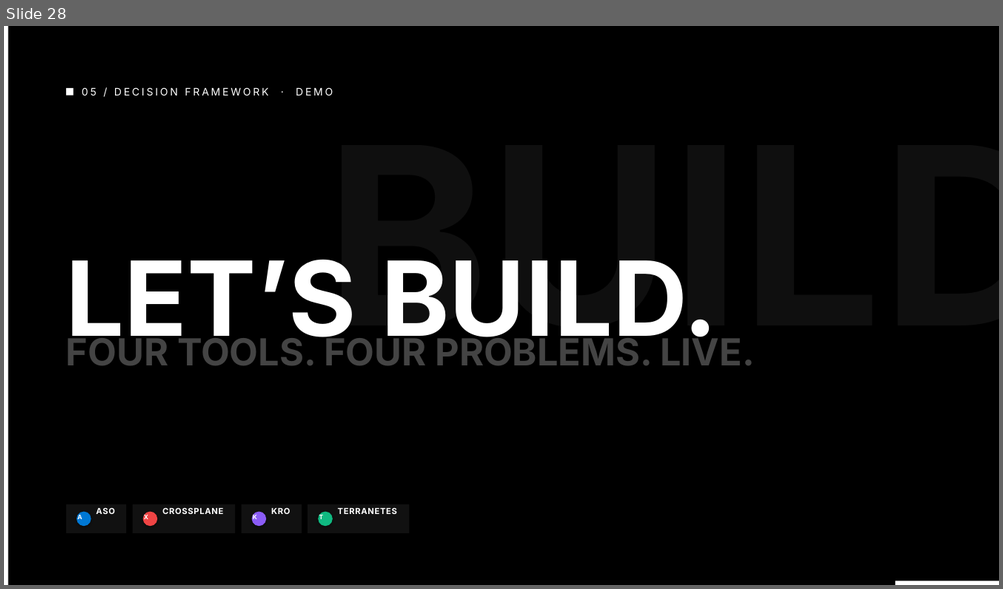
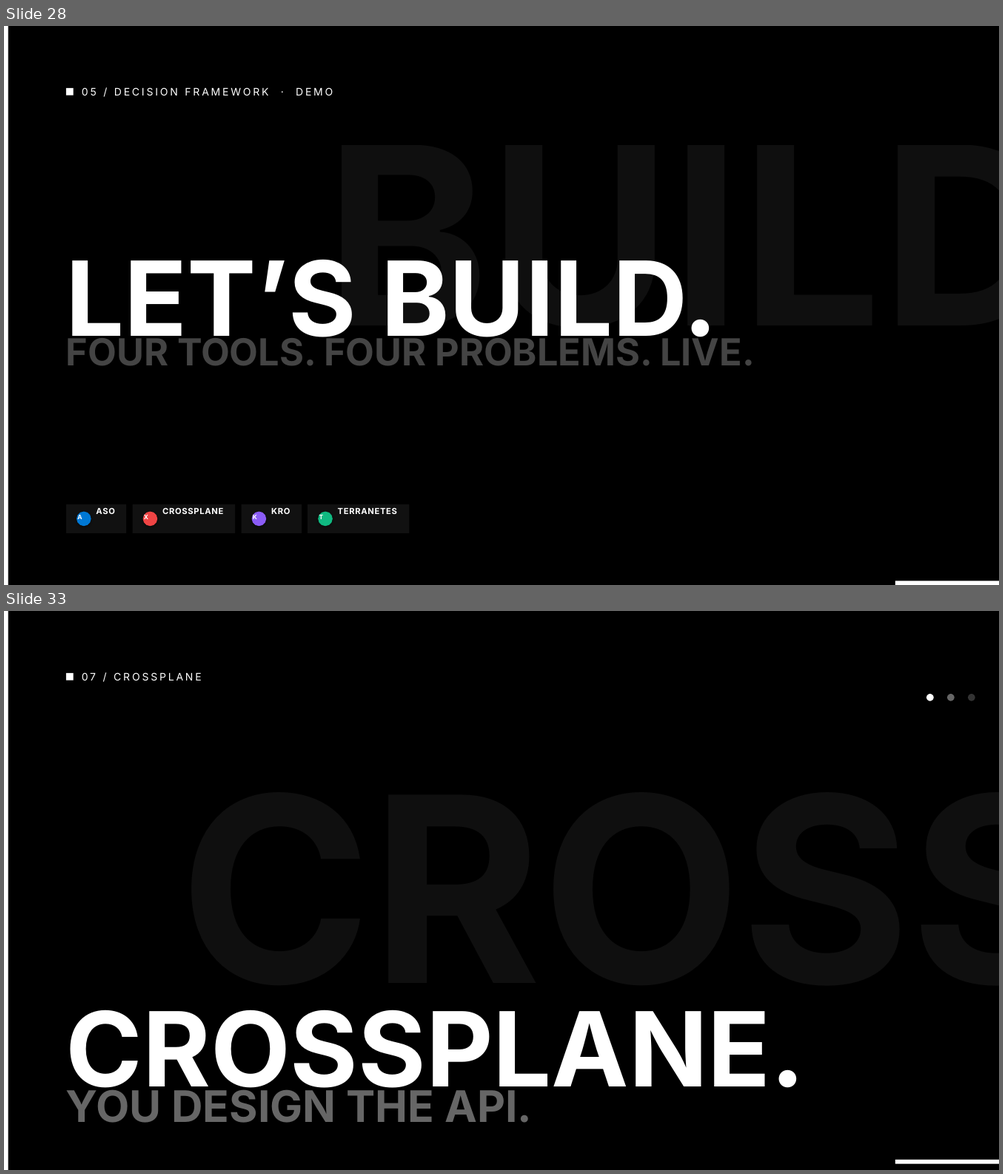
Before and after one commit to Geertvdc/platformengineering-talk, a slide deck: presentation.pptx. Shown one above the other, each under a label of ours: slide 28 before the commit, slides 28 and 33 after it; the slides between them are not shown. The pictures are 1003x589 and 1003x1174 pixels, drawn with LibreOffice and Linux fonts; fonts in the diff are those of the drawing. Boxes give left, top, right and bottom in pixels: in the first picture for what was removed or moved away, otherwise in the second. Text is boxed around its words. In the diff, an @@ line names an element or a change of style, - is before the commit and + after.

```diff
--- a/presentation.pptx
+++ b/presentation.pptx
@@ slide 33 added at (x1=4, y1=611, x2=999, y2=1170), background #FFFFFF @@
@@ rectangle added at (x1=4, y1=611, x2=999, y2=1170), fill #000000 @@
@@ rectangle added at (x1=4, y1=611, x2=8, y2=1170), fill #FFFFFF @@
@@ rectangle added at (x1=66, y1=673, x2=74, y2=681), fill #FFFFFF @@
@@ text added at (x1=82, y1=672, x2=201, y2=681), 15 pt, text #FFFFFF @@
+07 / CROSSPLANE
@@ ellipse added at (x1=926, y1=694, x2=933, y2=701), fill #FFFFFF @@
@@ ellipse added at (x1=947, y1=694, x2=954, y2=701), fill #FFFFFF at 40% opacity @@
@@ ellipse added at (x1=967, y1=694, x2=975, y2=701), fill #FFFFFF at 20% opacity @@
@@ text added at (x1=66, y1=1010, x2=805, y2=1108), 150 pt, text #FFFFFF, bold @@
+CROSSPLANE.
@@ text added at (x1=180, y1=1010, x2=999, y2=1036), 375 pt, text #FFFFFF at 5% opacity, bold @@
+CROSS
@@ text added at (x1=66, y1=1086, x2=532, y2=1123), 63 pt, text #666666, bold @@
+YOU DESIGN THE API.
@@ rectangle added at (x1=895, y1=1160, x2=999, y2=1164), fill #FFFFFF @@
```
Also in this commit, not shown: 4 other slides added, 1 other file.
